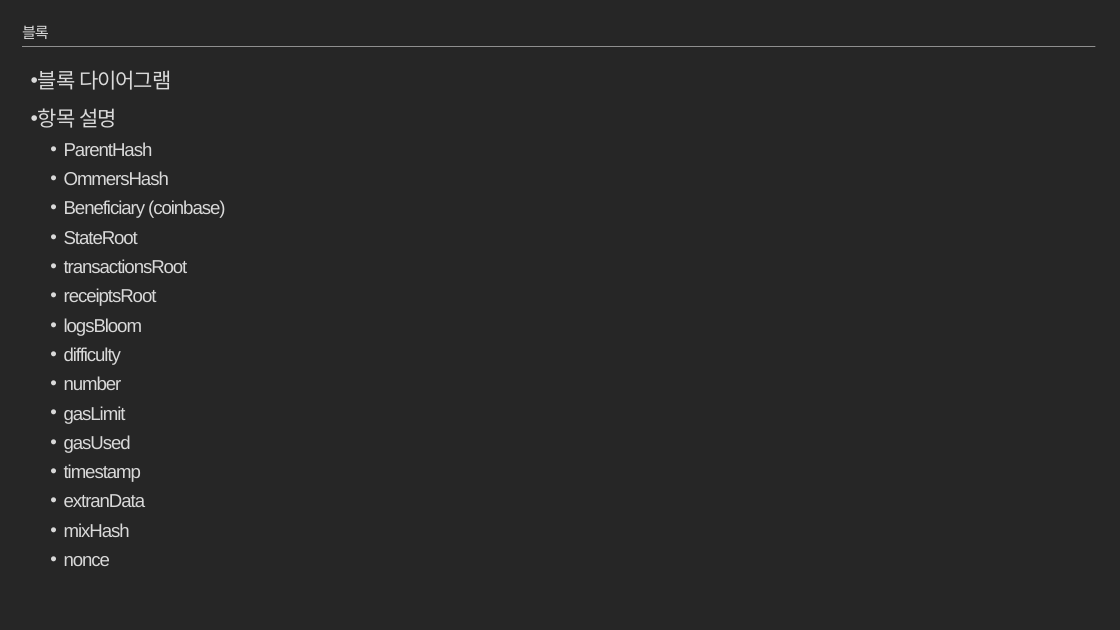
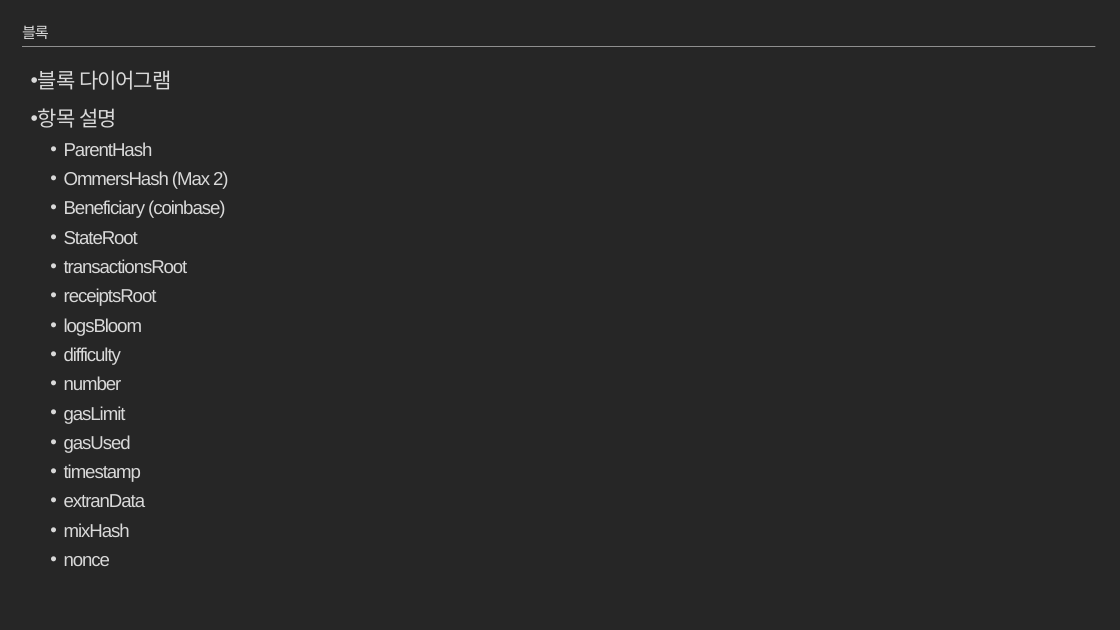
Before and after one commit to moss0801/blockchain-doc, a slide deck: slide 100 of General/Blockchain Part2.pptx (slide 83 before the commit). Drawn at 1120x630 pixels with LibreOffice and Linux fonts; fonts in the diff are those of the drawing. Boxes give left, top, right and bottom in pixels: in the first picture for what was removed or moved away, otherwise in the second. Text is boxed around its words. In the diff, an @@ line names an element or a change of style, - is before the commit and + after.

```diff
--- a/General/Blockchain Part2.pptx
+++ b/General/Blockchain Part2.pptx
@@ text at [64,171,228,189]: text changed @@
-  • OmmersHash
+  • OmmersHash (Max 2)
```
Also in this commit, not shown: 18 other slides changed, 22 slides added, 2 slides removed, 2 other files.
